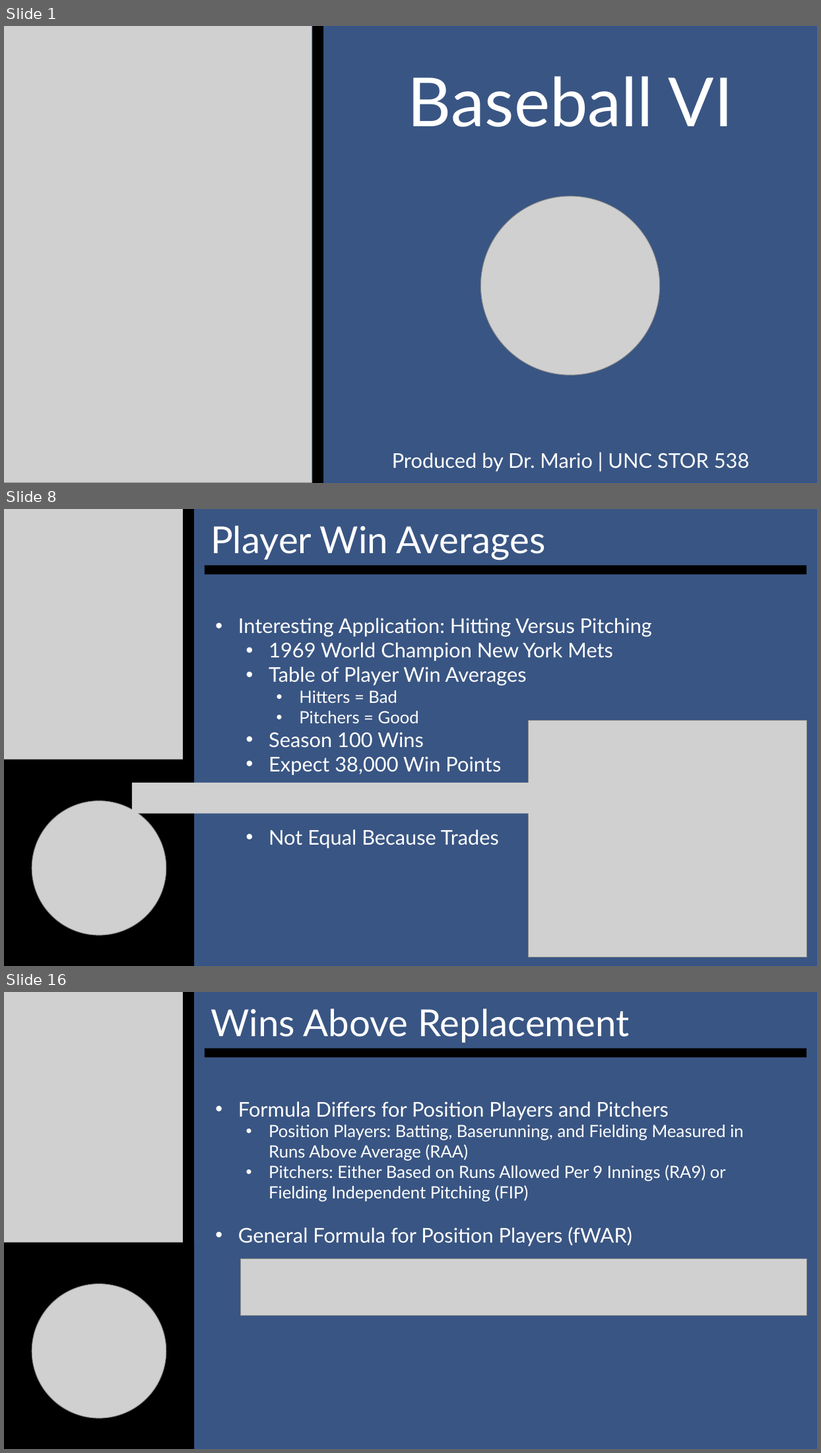
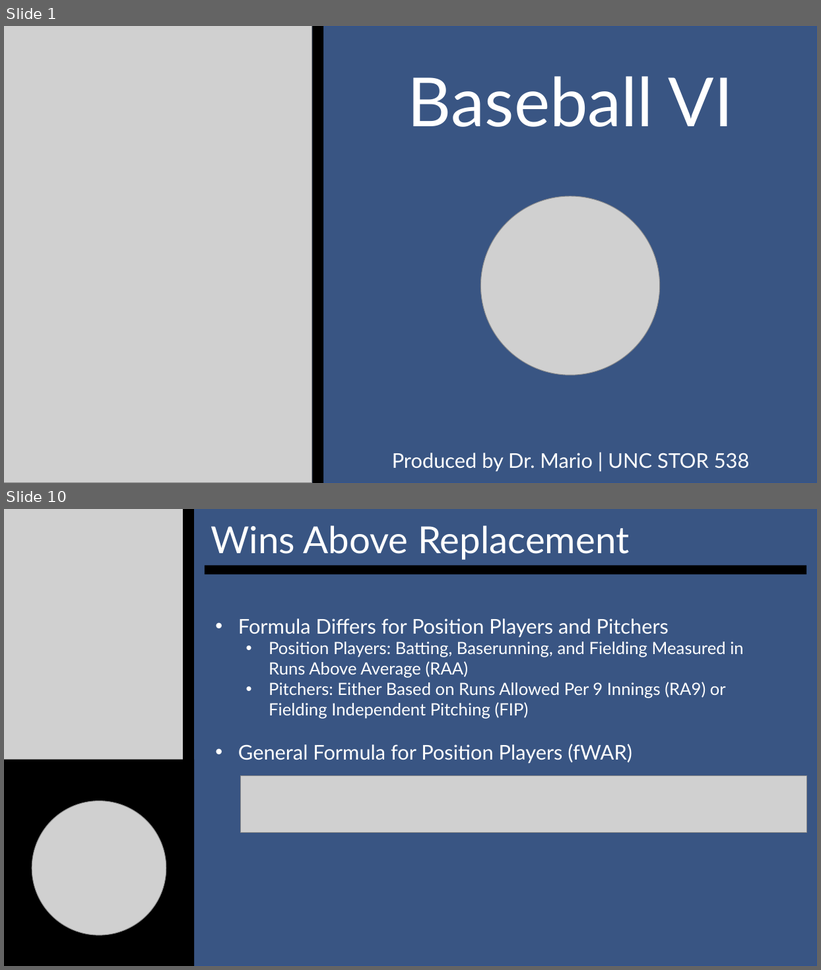
Before and after one commit to SuperMarioGiacomazzo/STOR538_WEBSITE, a slide deck: Slides/Baseball 6/Baseball_6_Lecture.pptx. Shown one above the other, each under a label of ours: slides 1, 8 and 16 before the commit, slides 1 and 10 after it; the slides between them are not shown. The pictures are 821x1453 and 821x970 pixels, drawn with LibreOffice and Linux fonts; fonts in the diff are those of the drawing; grey boxes stand for pictures. Boxes give left, top, right and bottom in pixels: in the first picture for what was removed or moved away, otherwise in the second. Text is boxed around its words. In the diff, an @@ line names an element or a change of style, - is before the commit and + after.

```diff
--- a/Slides/Baseball 6/Baseball_6_Lecture.pptx
+++ b/Slides/Baseball 6/Baseball_6_Lecture.pptx
@@ slide 8 removed at [4,509,817,966], background #FFFFFF @@
@@ rectangle removed at [4,509,817,966] @@
@@ picture removed at [4,509,184,770] @@
@@ rectangle removed at [184,509,194,770] @@
@@ subtitle removed at [211,525,546,560] @@
-Player Win Averages
@@ rectangle removed at [205,565,807,574] @@
@@ text removed at [238,618,652,849] @@
-• Interesting Application: Hitting Versus Pitching
-  • 1969 World Champion New York Mets
-  • Table of Player Win Averages
-    • Hitters = Bad
-    • Pitchers = Good
-  • Season 100 Wins
-  • Expect 38,000 Win Points
-  • Not Equal Because Trades
@@ picture removed at [529,721,807,957] @@
@@ rectangle removed at [4,760,194,966] @@
@@ picture removed at [132,783,613,813] @@
@@ picture removed at [32,801,166,935] @@
@@ what was slide 16 is now slide 10 @@
```
Also in this commit, not shown: 3 slides changed, 7 slides added, 10 other slides removed, 6 other files.
